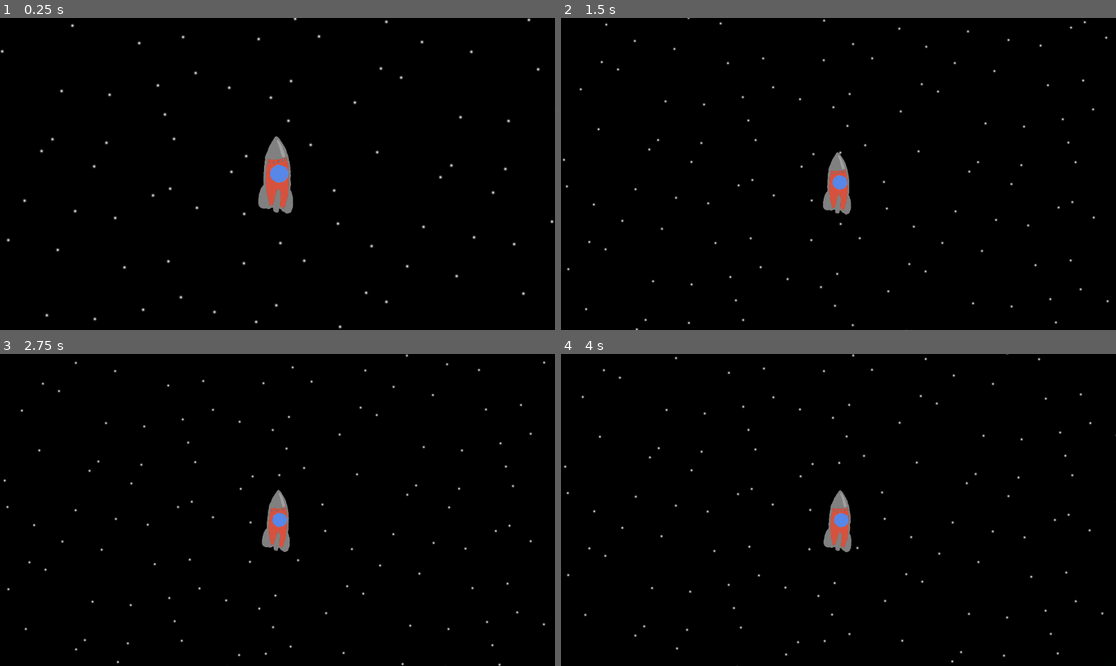
Above: before the commit, frames 1-4 (two rows, left to right).
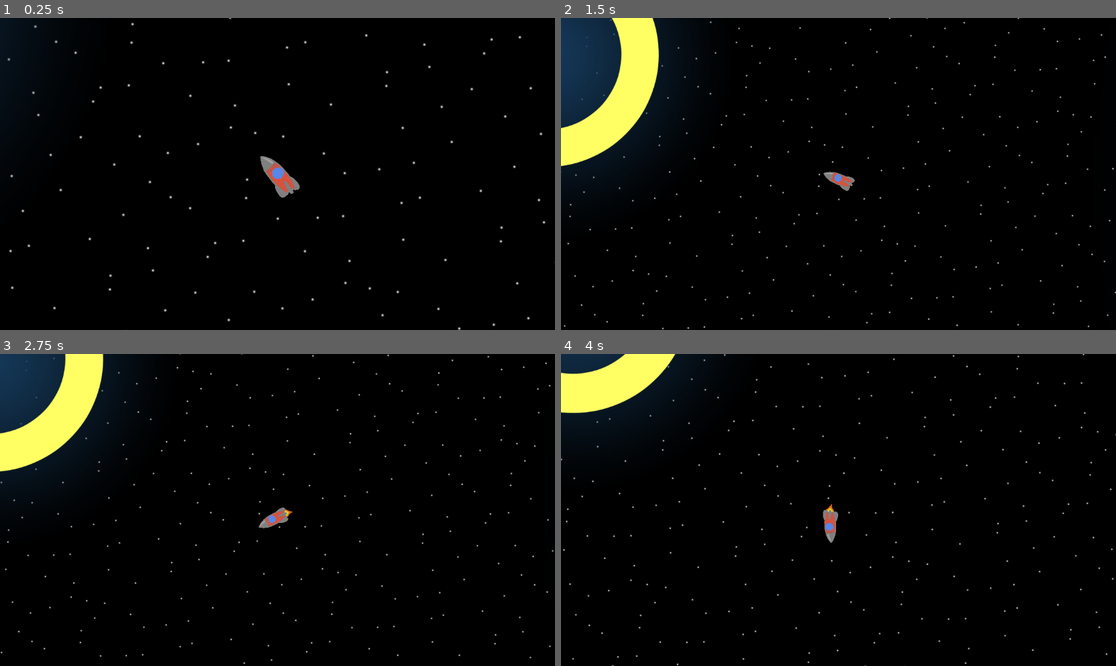
Above: after the commit, the same moments.

Repository: Casinii-it/empty-horizons
Game: Godot game, scene res://scenes/main.tscn
The game is run twice, just before and just after one commit, with the same random seed, the same clock (stepped at 60 frames per second) and the same inputs.
Inputs:
- Up to frame 1 (0.25 s): no input
- Up to frame 2 (1.5 s): tap A (a) at 0.6 s; tap D (d) at 0.8, 1.35 s
- Up to frame 3 (2.75 s): tap W (w) at 1.55 s; hold W (w) from 2.03 s (still down); tap A (a) at 2.3 s
- Up to frame 4 (4 s): release W (w) at 2.78 s; tap A (a) at 2.85 s; tap D (d) at 3.05, 3.6 s; hold W (w) from 3.53 s (still down)

The runs differ from the first frame. In frame 1, 2.5% of the frame differs, in the area x 0-100%, y 0-100%; in frame 2, 10%; in frame 3, 8.9%; in frame 4, 6.1%.

Commit message:
Animation

Diff:
--- a/godot/scenes/main.tscn
+++ b/godot/scenes/main.tscn
@@ -63,6 +63,23 @@
 [node name="Sprite2D" type="Sprite2D" parent="Planets/StaticBody2D2"]
 texture = ExtResource("4_jyhfs")
 
+[node name="StaticBody2D3" type="StaticBody2D" parent="Planets"]
+position = Vector2(-804.00006, -1227)
+scale = Vector2(1.75944, 1.75944)
+script = ExtResource("2_0wfyh")
+
+[node name="CollisionShape2D" type="CollisionShape2D" parent="Planets/StaticBody2D3"]
+scale = Vector2(30.219269, 30.219269)
+shape = SubResource("CircleShape2D_o5qli")
+
+[node name="Sprite2D2" type="Sprite2D" parent="Planets/StaticBody2D3"]
+rotation = -3.1415925
+scale = Vector2(0.254, 0.254)
+texture = ExtResource("6_tefeu")
+
+[node name="Sprite2D" type="Sprite2D" parent="Planets/StaticBody2D3"]
+texture = ExtResource("4_jyhfs")
+
 [node name="Player" parent="." instance=ExtResource("2_jyhfs")]
 
 [node name="UI" type="Node" parent="."]
--- a/godot/scenes/player.tscn
+++ b/godot/scenes/player.tscn
@@ -6,11 +6,26 @@
 [ext_resource type="AudioStream" uid="uid://d2pfv452xg2wf" path="res://assets/rocket_rcs.mp3" id="3_qlg0r"]
 [ext_resource type="Texture2D" uid="uid://kn4vb1yggn8" path="res://assets/rocket_model/rocket.png" id="3_tuyoq"]
 [ext_resource type="Script" uid="uid://cwgguan2f61vn" path="res://scripts/story_controller.gd" id="6_tuyoq"]
-
-[sub_resource type="RectangleShape2D" id="RectangleShape2D_qhqgy"]
-size = Vector2(80, 184)
+[ext_resource type="Texture2D" uid="uid://dajdmtikm4ape" path="res://assets/rocket_model/rocket_fire_1.png" id="6_ur7pv"]
+[ext_resource type="Texture2D" uid="uid://c2e6pg2rp8rwk" path="res://assets/rocket_model/rocket_fire_2.png" id="7_y4r1p"]
+[ext_resource type="Texture2D" uid="uid://xtv7k52cp4pd" path="res://assets/rocket_model/rocket_fire_3.png" id="8_d2wvv"]
 
 [sub_resource type="SpriteFrames" id="SpriteFrames_fjrip"]
+animations = [{
+"frames": [{
+"duration": 1.0,
+"texture": ExtResource("6_ur7pv")
+}, {
+"duration": 1.0,
+"texture": ExtResource("7_y4r1p")
+}, {
+"duration": 1.0,
+"texture": ExtResource("8_d2wvv")
+}],
+"loop": true,
+"name": &"default",
+"speed": 5.0
+}]
 
 [node name="Node" type="Node"]
 
@@ -38,11 +53,8 @@
 script = ExtResource("1_g2els")
 
 [node name="Sprite2D" type="Sprite2D" parent="RigidBody2D"]
-scale = Vector2(0.39999998, 0.39999998)
+scale = Vector2(0.3, 0.3)
 texture = ExtResource("3_tuyoq")
-
-[node name="CollisionShape2D" type="CollisionShape2D" parent="RigidBody2D"]
-shape = SubResource("RectangleShape2D_qhqgy")
 
 [node name="RCS" type="AudioStreamPlayer2D" parent="RigidBody2D"]
 stream = ExtResource("3_qlg0r")
@@ -55,8 +67,15 @@
 autoplay = true
 
 [node name="AnimatedSprite2D" type="AnimatedSprite2D" parent="RigidBody2D"]
-scale = Vector2(1.88, 1.88)
+position = Vector2(0, 13)
+scale = Vector2(0.3, 0.3)
 sprite_frames = SubResource("SpriteFrames_fjrip")
+frame_progress = 0.9404987
+
+[node name="CollisionPolygon2D" type="CollisionPolygon2D" parent="RigidBody2D"]
+position = Vector2(-1, 13)
+scale = Vector2(0.15686199, 0.15686199)
+polygon = PackedVector2Array(200, 350, -200, 350, -150, 50, -150, -300, 0, -550, 150, -300, 150, 50)
 
 [node name="Story Controller" type="Node" parent="."]
 script = ExtResource("6_tuyoq")
--- a/godot/scripts/movement.gd
+++ b/godot/scripts/movement.gd
@@ -21,6 +21,7 @@
 
 
 func _ready() -> void:
+	get_node("AnimatedSprite2D").play("default")
 	cutscene = true
 	await get_tree().create_timer(5).timeout  #35
 	cutscene = false
@@ -43,9 +44,12 @@
 	apply_force(radians_to_vector(rotation - PI/2) * forward_thrust)
 	if forward_thrust:
 		get_node("Rocket").stream_paused = false
-		get_node("AnimatedSprite2D")
+		get_node("AnimatedSprite2D").visible = true
+		get_node("Sprite2D").visible = false
 	else:
 		get_node("Rocket").stream_paused = true
+		get_node("AnimatedSprite2D").visible = false
+		get_node("Sprite2D").visible = true
 
 	if Input.get_axis("a", "d"):
 		get_node("RCS").stream_paused = false
--- a/godot/scripts/planet 1.gd
+++ b/godot/scripts/planet 1.gd
@@ -1,6 +1,6 @@
 extends StaticBody2D
 
-@export var mass = 10**19.
+@export var mass = 10**17.
 
 # Called when the node enters the scene tree for the first time.
 func _ready() -> void:
--- a/godot/scripts/story_controller.gd
+++ b/godot/scripts/story_controller.gd
@@ -20,7 +20,7 @@
 	clear_thoughts()
 	get_node("../RigidBody2D").cutscene = true
 
-	await get_tree().create_timer(28).timeout
+	await get_tree().create_timer(25).timeout
 	get_node("../RigidBody2D").cutscene = false
 
 	change_thoughts("....", 4)
Not shown: 1 places in godot/scenes/player.tscn that only renumber resources
